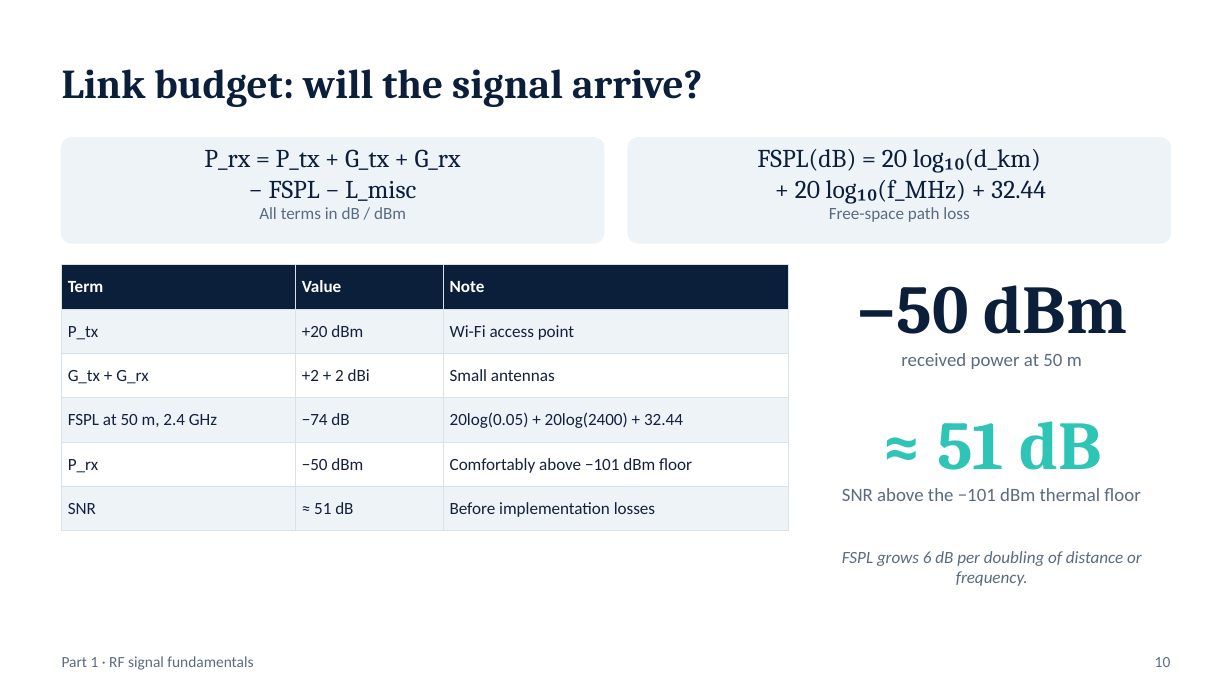
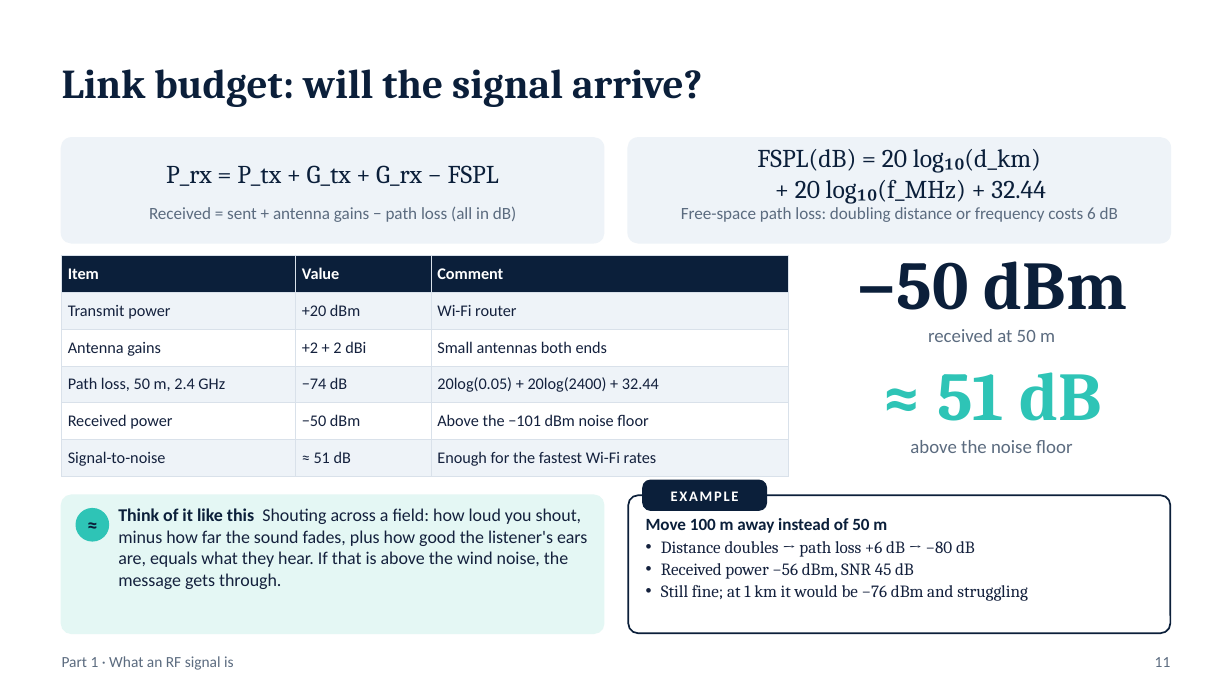
Before and after one commit to shivarampb/RF_Signal_Processing_Equations, a slide deck: slide 11 of presentation/RF_Signal_Processing.pptx (slide 10 before the commit). Drawn at 1232x693 pixels with LibreOffice and Linux fonts; fonts in the diff are those of the drawing. Boxes give left, top, right and bottom in pixels: in the first picture for what was removed or moved away, otherwise in the second. Text is boxed around its words. In the diff, an @@ line names an element or a change of style, - is before the commit and + after.

```diff
--- a/presentation/RF_Signal_Processing.pptx
+++ b/presentation/RF_Signal_Processing.pptx
@@ text at [166, 165, 499, 186]: text changed @@
-P_rx = P_tx + G_tx + G_rx
-− FSPL − L_misc
+P_rx = P_tx + G_tx + G_rx − FSPL
@@ text at [149, 206, 516, 222]: text changed @@
-All terms in dB / dBm
+Received = sent + antenna gains − path loss (all in dB)
@@ text at [681, 207, 1118, 222]: text changed @@
-Free-space path loss
+Free-space path loss: doubling distance or frequency costs 6 dB
@@ table at [62, 255, 788, 470] @@
-row 1, column 1: Term
+row 1, column 1: Item
-row 1, column 3: Note
+row 1, column 3: Comment
-row 2, column 1: P_tx
+row 2, column 1: Transmit power
-row 2, column 3: Wi-Fi access point
+row 2, column 3: Wi-Fi router
-row 3, column 1: G_tx + G_rx
+row 3, column 1: Antenna gains
-row 3, column 3: Small antennas
+row 3, column 3: Small antennas both ends
-row 4, column 1: FSPL at 50 m, 2.4 GHz
+row 4, column 1: Path loss, 50 m, 2.4 GHz
-row 5, column 1: P_rx
+row 5, column 1: Received power
-row 5, column 3: Comfortably above −101 dBm floor
+row 5, column 3: Above the −101 dBm noise floor
-row 6, column 1: SNR
+row 6, column 1: Signal-to-noise
-row 6, column 3: Before implementation losses
+row 6, column 3: Enough for the fastest Wi-Fi rates
@@ size 10 to 9.5 pt in "Value", "+20 dBm", "+2 + 2 dBi", "−74 dB" and 3 more places @@
@@ table: place and size @@
-table at [62, 265, 788, 521]
+table at [62, 255, 788, 470]
@@ text "−50 dBm": place and size @@
-text "−50 dBm" at [856, 285, 1127, 334]
+text "−50 dBm" at [856, 261, 1127, 310]
@@ text at [928, 329, 1055, 342]: text changed @@
-received power at 50 m
+received at 50 m
@@ text "≈ 51 dB": place and size @@
-text "≈ 51 dB" at [937, 421, 1101, 470]
+text "≈ 51 dB" at [937, 372, 1101, 421]
@@ text at [910, 440, 1072, 453]: text changed @@
-SNR above the −101 dBm thermal floor
+above the noise floor
@@ rounded rectangle added at [62, 495, 604, 633], fill #E4F7F4, outline #E4F7F4 1 pt @@
@@ ellipse added at [76, 509, 108, 541], fill #2EC4B6, outline #2EC4B6 1 pt @@
@@ text added at [76, 509, 108, 541], 12 pt, text #0B1F3A, bold @@
+≈
@@ text added at [118, 508, 587, 589], 10.5 pt, text #14213D @@
+Think of it like this Shouting across a field: how loud you shout, minus how far the sound fades, plus how good the listener's ears are, equals what they hear. If that is above the wind noise, the message gets through.
@@ rounded rectangle added at [628, 495, 1170, 633], fill #FFFFFF, outline #0B1F3A 1 pt @@
@@ rounded rectangle added at [643, 480, 766, 510], fill #0B1F3A, outline #0B1F3A 1 pt @@
@@ text added at [671, 491, 739, 501], 8.5 pt, text #FFFFFF, bold @@
+EXAMPLE
@@ text added at [646, 518, 1028, 601], 10 pt, text #14213D @@
+Move 100 m away instead of 50 m
+• Distance doubles → path loss +6 dB → −80 dB
+• Received power −56 dBm, SNR 45 dB
+• Still fine; at 1 km it would be −76 dBm and struggling
@@ text removed at [842, 551, 1142, 586] @@
-FSPL grows 6 dB per doubling of distance or frequency.
@@ text at [62, 656, 234, 670]: text changed @@
-Part 1 · RF signal fundamentals
+Part 1 · What an RF signal is
@@ text at [1155, 657, 1171, 667]: text changed @@
-10
+11
```
Also in this commit, not shown: 32 other slides changed, 18 slides added, 11 slides removed, 7 other files.
